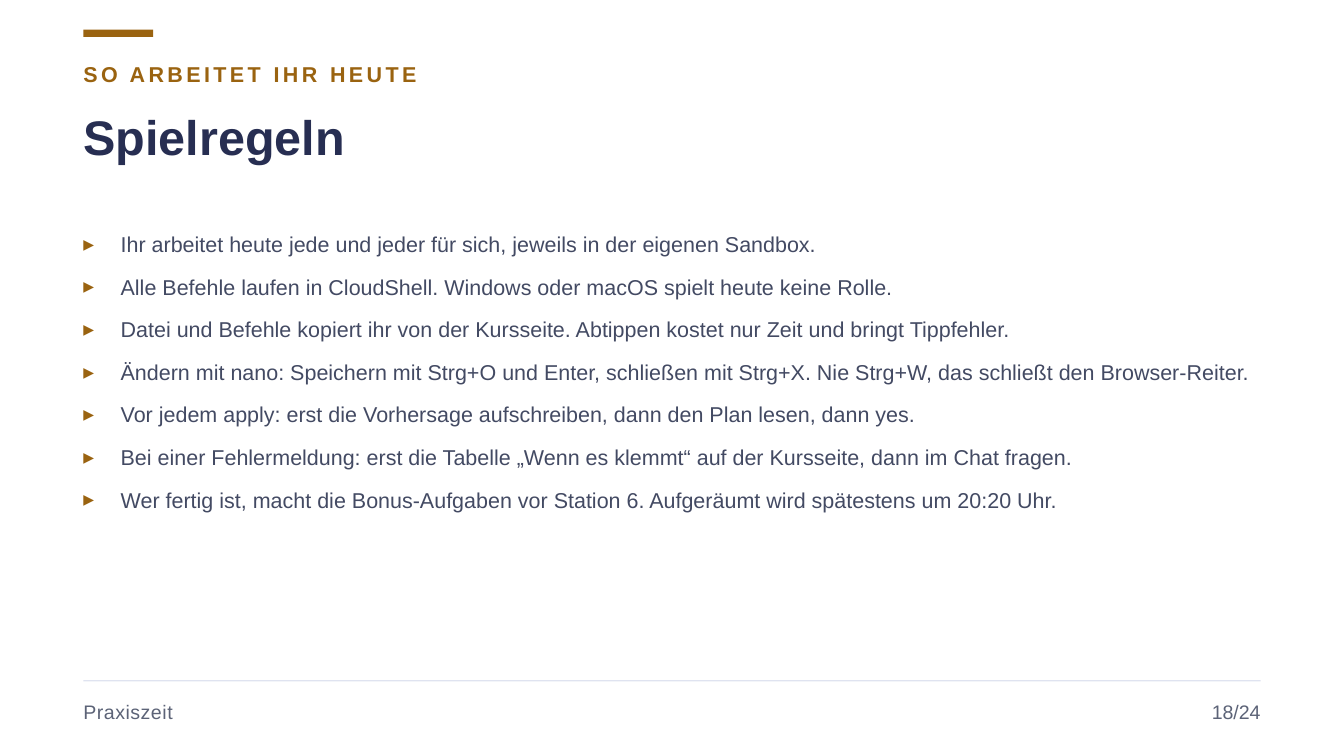
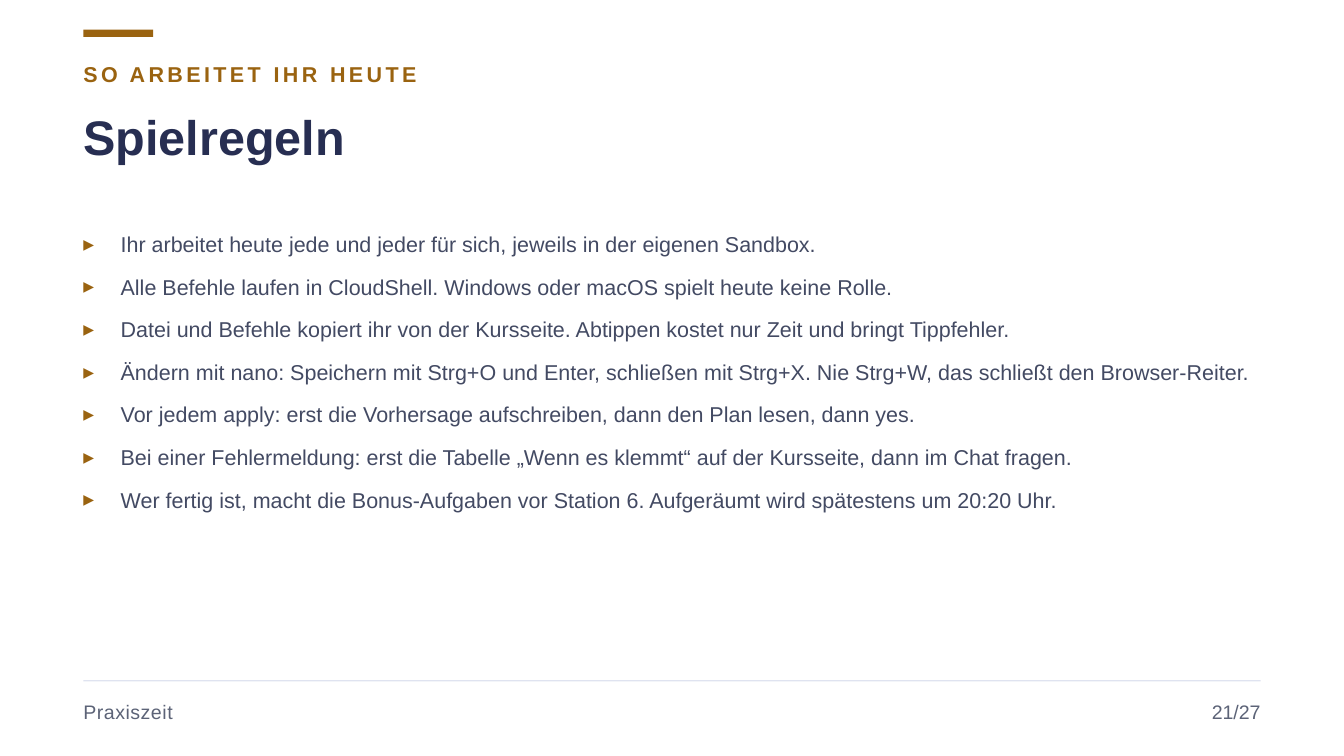
Before and after one commit to JacobMenge/kurs-unterlagen, a slide deck: slide 25 of folien/16-terraform.pptx (slide 22 before the commit). Drawn at 1344x756 pixels with LibreOffice and Linux fonts; fonts in the diff are those of the drawing. Boxes give left, top, right and bottom in pixels: in the first picture for what was removed or moved away, otherwise in the second. Text is boxed around its words. In the diff, an @@ line names an element or a change of style, - is before the commit and + after.

```diff
--- a/folien/16-terraform.pptx
+++ b/folien/16-terraform.pptx
@@ text at [1212,705,1261,719]: text changed @@
-18/24
+21/27
```
Also in this commit, not shown: 22 other slides changed, 4 slides added, 1 slide removed, 7 other files.
